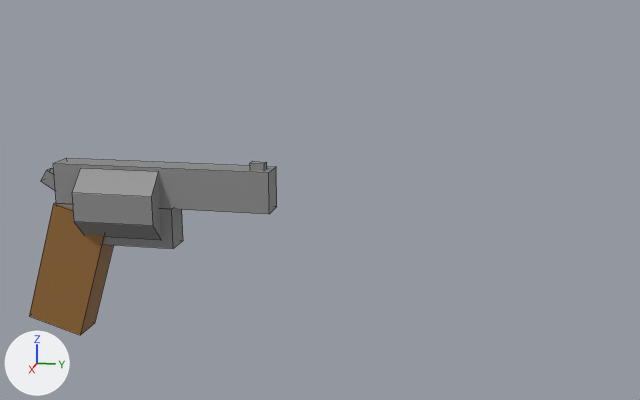
A saved change to the Blender file assests/models/gun.blend.
Both versions are drawn from a 50 mm lens placed at (28.5, 14.2, 11.3), pointed at (-0.2, 8.5, 4.1). The axes (+X, +Y, +Z) are drawn at lower left. The lights are the same throughout. Mesh edges are drawn as thin lines.

The scene before the commit, as lines of its bpy script (objects in view):
```python
me_cube_004 = bpy.data.meshes.new('Cube.004')
me_cube_004.from_pydata(...)  # a box spanning x -1.0..1.0, y -1.0..1.0, z -1.0..1.0
me_cube_004.materials.append(mat_wood)  # brown #966b36
me_cube_005 = bpy.data.meshes.new('Cube.005')
me_cube_005.from_pydata(...)  # a box spanning x -1.0..1.0, y -1.0..1.0, z -1.0..1.0; a box spanning x -1.0..1.0, y 1.0..3.0, z -1.0..2.62
me_cube_005.materials.append(mat_metal)  # grey #8d8d8d
me_cylinder = bpy.data.meshes.new('Cylinder')
me_cylinder.from_pydata(...)  # an 8-sided cylinder along z spanning x -1.0..1.0, y -1.0..1.0, z -1.0..1.0
me_cylinder.materials.append(mat_metal)  # grey #8d8d8d
ob_cube_003 = bpy.data.objects.new('Cube.003', me_cube_004)
ob_cube_003.location = (0.0, -0.59, 1.25)
ob_cube_003.rotation_euler = (-0.292, 0.0, 0.0)  # degrees (-17, 0, 0)
ob_cube_003.scale = (0.616, 1.03, -2.25)
ob_cube_004 = bpy.data.objects.new('Cube.004', me_cube_005)
ob_cube_004.location = (0.0, 1.26, 2.98)
ob_cube_004.rotation_euler = (1.571, 0.0, 0.0)  # degrees (90, 0, 0)
ob_cube_004.scale = (0.5, 0.711, -2.14)
ob_cylinder = bpy.data.objects.new('Cylinder', me_cylinder)
ob_cylinder.location = (0.0, 1.55, 3.77)
ob_cylinder.rotation_euler = (1.571, 0.393, 0.0)  # degrees (90, 23, 0)
ob_cylinder.scale = (1.32, 1.32, 1.44)
```
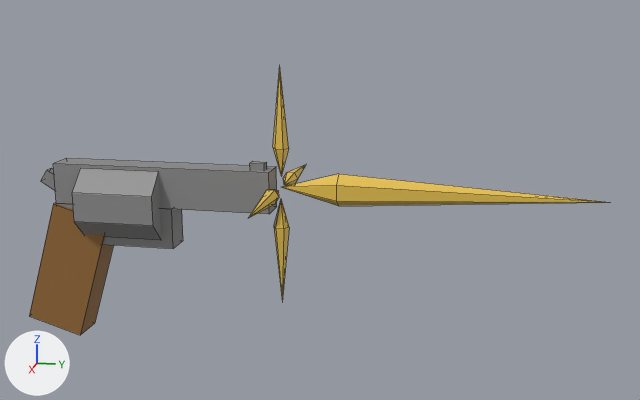
The change, as a diff of the scene's bpy script:
```diff
--- a/assests/models/gun.blend.py
+++ b/assests/models/gun.blend.py
@@ me_cone_004 @@
+me_cone_004.from_pydata([(0.0, 0.55, -1.0), (0.48, 0.28, -1.0), (0.48, -0.28, -1.0), (0.0, -0.55, -1.0), (-0.48, -0.28, -1.0), (-0.48, 0.28, -1.0), (0.0, 0.0, 1.0), (0.0, 0.0, -6.53)], [], [(0, 6, 1), (1, 6, 2), (2, 6, 3), (3, 6, 4), (1, 7, 0), (4, 6, 5), (5, 6, 0), (1, 2, 7), (0, 7, 5), (5, 7, 4), (3, 7, 2), (7, 3, 4)])
+me_cone_004.materials.append(mat_material_001)  # yellow #e7c14f
@@ me_cone_005 @@
+me_cone_005.from_pydata([(0.0, 0.55, -1.0), (0.48, 0.28, -1.0), (0.48, -0.28, -1.0), (0.0, -0.55, -1.0), (-0.48, -0.28, -1.0), (-0.48, 0.28, -1.0), (0.0, 0.0, 1.0), (0.0, 0.0, -6.53)], [], [(0, 6, 1), (1, 6, 2), (2, 6, 3), (3, 6, 4), (1, 7, 0), (4, 6, 5), (5, 6, 0), (1, 2, 7), (0, 7, 5), (5, 7, 4), (3, 7, 2), (7, 3, 4)])
+me_cone_005.materials.append(mat_material_001)  # yellow #e7c14f
@@ me_cone_003 @@
+me_cone_003.from_pydata([(0.0, 0.55, -1.0), (0.48, 0.28, -1.0), (0.48, -0.28, -1.0), (0.0, -0.55, -1.0), (-0.48, -0.28, -1.0), (-0.48, 0.28, -1.0), (0.0, 0.0, 1.0), (0.0, 0.0, -6.53)], [], [(0, 6, 1), (1, 6, 2), (2, 6, 3), (3, 6, 4), (1, 7, 0), (4, 6, 5), (5, 6, 0), (1, 2, 7), (0, 7, 5), (5, 7, 4), (3, 7, 2), (7, 3, 4)])
+me_cone_003.materials.append(mat_material_001)  # yellow #e7c14f
@@ me_cone_002 @@
+me_cone_002.from_pydata([(0.0, 0.55, -1.0), (0.48, 0.28, -1.0), (0.48, -0.28, -1.0), (0.0, -0.55, -1.0), (-0.48, -0.28, -1.0), (-0.48, 0.28, -1.0), (0.0, 0.0, 1.0), (0.0, 0.0, -6.53)], [], [(0, 6, 1), (1, 6, 2), (2, 6, 3), (3, 6, 4), (1, 7, 0), (4, 6, 5), (5, 6, 0), (1, 2, 7), (0, 7, 5), (5, 7, 4), (3, 7, 2), (7, 3, 4)])
+me_cone_002.materials.append(mat_material_001)  # yellow #e7c14f
@@ me_cone_001 @@
+me_cone_001.from_pydata([(0.0, 0.55, -1.0), (0.48, 0.28, -1.0), (0.48, -0.28, -1.0), (0.0, -0.55, -1.0), (-0.48, -0.28, -1.0), (-0.48, 0.28, -1.0), (0.0, 0.0, 1.0), (0.0, 0.0, -9.73)], [], [(0, 6, 1), (1, 6, 2), (2, 6, 3), (3, 6, 4), (1, 7, 0), (4, 6, 5), (5, 6, 0), (1, 2, 7), (0, 7, 5), (5, 7, 4), (3, 7, 2), (7, 3, 4)])
+me_cone_001.materials.append(mat_material_001)  # yellow #e7c14f
@@ ob_cone_003 @@
+ob_cone_003 = bpy.data.objects.new('Cone.003', me_cone_004)
+ob_cone_003.location = (-0.87, 7.17, 4.51)
+ob_cone_003.rotation_euler = (3.142, 4.712, 0.0)  # degrees (180, 270, 0)
+ob_cone_003.scale = (0.5, 0.5, 0.5)
@@ ob_cone_004 @@
+ob_cone_004 = bpy.data.objects.new('Cone.004', me_cone_005)
+ob_cone_004.location = (0.87, 7.17, 4.51)
+ob_cone_004.rotation_euler = (3.142, 1.571, 0.0)  # degrees (180, 90, 0)
+ob_cone_004.scale = (0.5, 0.5, 0.5)
@@ ob_cone_002 @@
+ob_cone_002 = bpy.data.objects.new('Cone.002', me_cone_003)
+ob_cone_002.location = (0.0, 7.17, 3.63)
+ob_cone_002.rotation_euler = (3.142, 3.142, 0.0)  # degrees (180, 180, 0)
+ob_cone_002.scale = (0.5, 0.5, 0.5)
@@ ob_cone_001 @@
+ob_cone_001 = bpy.data.objects.new('Cone.001', me_cone_002)
+ob_cone_001.location = (0.0, 7.17, 5.38)
+ob_cone_001.rotation_euler = (3.142, 0.0, 0.0)  # degrees (180, 0, 0)
+ob_cone_001.scale = (0.5, 0.5, 0.5)
@@ ob_cone @@
+ob_cone = bpy.data.objects.new('Cone', me_cone_001)
+ob_cone.location = (0.0, 8.16, 4.51)
+ob_cone.rotation_euler = (1.571, 0.0, 0.0)  # degrees (90, 0, 0)
```

Pixel boxes (x1, y1, x2, y2) of what changed, in the pictures (640 x 400 px):
'Cone', added (yellow)
    after: (281, 174, 603, 206)
'Cone.001', added (yellow)
    after: (273, 69, 289, 175)
'Cone.002', added (yellow)
    after: (274, 199, 289, 302)
'Cone.004', added
    after: (248, 190, 279, 218)
'Cone.003', added
    after: (283, 164, 306, 186)
